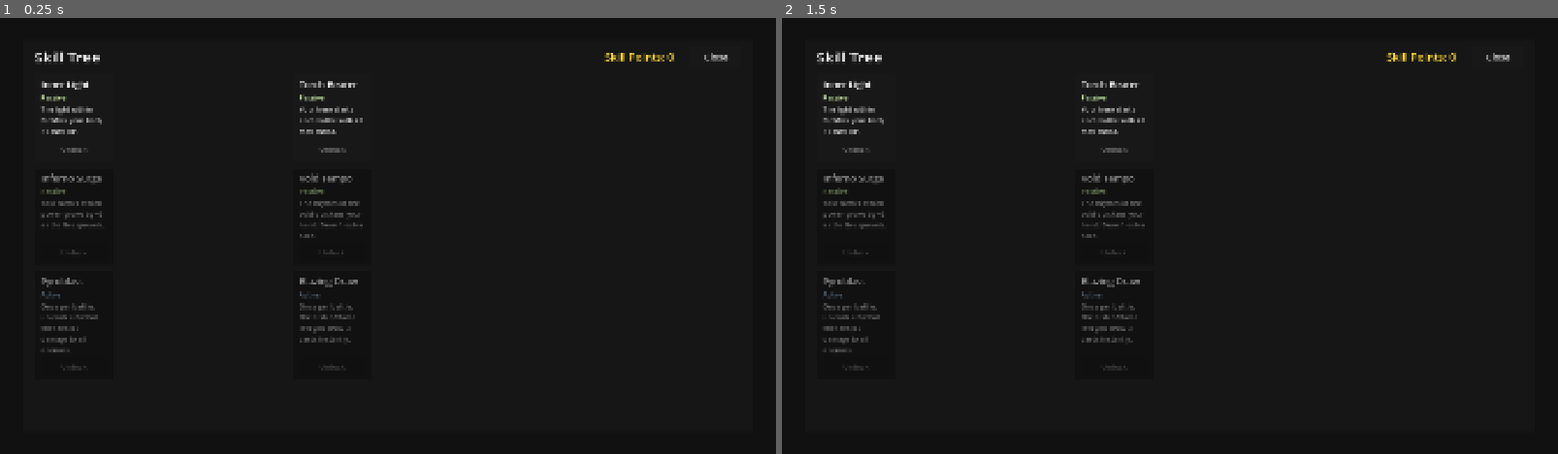
Above: before the commit, frames 1-2 (left to right).
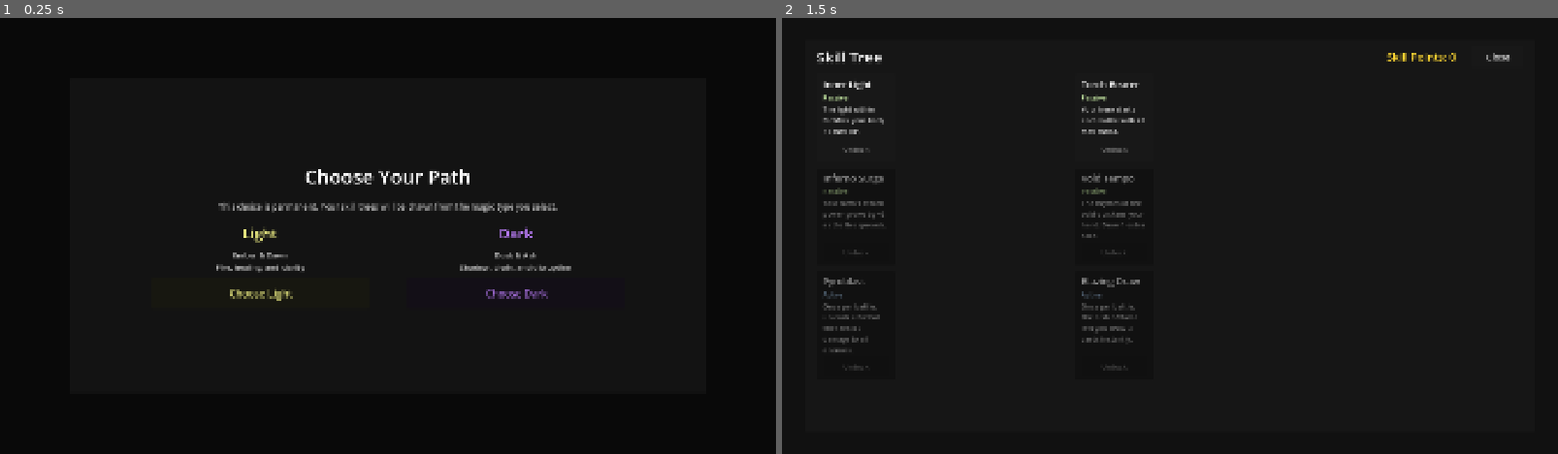
Above: after the commit, the same moments.

Repository: ChrisPauly97/pear-pudding-godot
Game: Godot game, scene res://scenes/ui/SkillTreeScene.tscn
Two runs of this game, one before a commit and one after it. Both use one fixed random seed, a clock stepped at 60 frames per second and the inputs below. This scene is started directly instead of the project's main scene. Sound files missing from this copy of the repository are replaced by a short silence.
Inputs (mouse positions are in pixels of both pictures, inside the frame that each line leads up to):
- Up to frame 1 (0.25 s): no input
- Up to frame 2 (1.5 s): click (1045, 292) at 0.5 s, where only the run after the commit has a clickable "Choose Light"; tap Enter at 1.25 s; move the mouse to (1340, 214) at 1.27 s; hold D (move_right) from 1.28 s (still down); hold C (character) from 1.28 s (still down); click (1340, 214) at 1.42 s

The runs differ from the first frame. In frame 1, 3.6% of the frame differs, in the area x 4-94%, y 7-81%; in frame 2, nothing differs.

Commit message:
TID-118: Player magic type selection flow
SkillTreeScene now shows a one-time "Choose Your Path" modal when
magic_type is unset. Light/Dark choice is saved to SaveManager and
the normal tree UI is built immediately after. Adds MAGIC_BRANCHES
const and _opposing_magic() helper for TID-119.

https://claude.ai/code/session_017tQYFkW8Henvqgf6mwsu7t

Diff:
--- a/scenes/ui/SkillTreeScene.gd
+++ b/scenes/ui/SkillTreeScene.gd
@@ -10,16 +10,131 @@
 var _points_label: Label
 var _grid: GridContainer
 
-# Grid dimensions matching tree_row/tree_col ranges
 const _ROWS: int = 3
 const _COLS: int = 5
+
+const MAGIC_BRANCHES: Dictionary = {
+	"light": ["ember", "dawn"],
+	"dark":  ["dusk",  "ash"],
+}
 
 func _ready() -> void:
 	mouse_filter = MOUSE_FILTER_STOP
 	_vh = get_viewport().get_visible_rect().size.y
 	_vw = get_viewport().get_visible_rect().size.x
+	if SceneManager.save_manager.magic_type == "":
+		_build_magic_choice()
+	else:
+		_build_ui()
+		_refresh()
+
+# -------------------------------------------------------------------------
+# Magic type selection modal (shown once if magic_type is unset)
+# -------------------------------------------------------------------------
+
+func _build_magic_choice() -> void:
+	var bg := ColorRect.new()
+	bg.color = Color(0.0, 0.0, 0.0, 0.88)
+	bg.set_anchors_preset(Control.PRESET_FULL_RECT)
+	add_child(bg)
+
+	var panel_w: float = _vw * 0.82
+	var panel_h: float = _vh * 0.72
+
+	var outer := PanelContainer.new()
+	outer.custom_minimum_size = Vector2(panel_w, panel_h)
+	outer.size = Vector2(panel_w, panel_h)
+	outer.position = Vector2((_vw - panel_w) * 0.5, (_vh - panel_h) * 0.5)
+	add_child(outer)
+
+	var margin := MarginContainer.new()
+	margin.add_theme_constant_override("margin_left",   int(_vw * 0.04))
+	margin.add_theme_constant_override("margin_right",  int(_vw * 0.04))
+	margin.add_theme_constant_override("margin_top",    int(_vh * 0.04))
+	margin.add_theme_constant_override("margin_bottom", int(_vh * 0.04))
+	outer.add_child(margin)
+
+	var vbox := VBoxContainer.new()
+	vbox.add_theme_constant_override("separation", int(_vh * 0.025))
+	vbox.alignment = BoxContainer.ALIGNMENT_CENTER
+	margin.add_child(vbox)
+
+	var title := Label.new()
+	title.text = "Choose Your Path"
+	title.add_theme_font_size_override("font_size", int(_vh * 0.045))
+	title.horizontal_alignment = HORIZONTAL_ALIGNMENT_CENTER
+	vbox.add_child(title)
+
+	var sub := Label.new()
+	sub.text = "This choice is permanent. Your skill trees will be drawn from the magic type you select."
+	sub.add_theme_font_size_override("font_size", int(_vh * 0.019))
+	sub.modulate = Color(0.72, 0.72, 0.72)
+	sub.horizontal_alignment = HORIZONTAL_ALIGNMENT_CENTER
+	sub.autowrap_mode = TextServer.AUTOWRAP_WORD_SMART
+	vbox.add_child(sub)
+
+	var hbox := HBoxContainer.new()
+	hbox.add_theme_constant_override("separation", int(_vw * 0.05))
+	hbox.alignment = BoxContainer.ALIGNMENT_CENTER
+	vbox.add_child(hbox)
+
+	hbox.add_child(_make_choice_column(
+		"Light", Color(1.0, 1.0, 0.55),
+		"Ember & Dawn\nFire, healing, and clarity",
+		"Choose Light", "light"))
+	hbox.add_child(_make_choice_column(
+		"Dark", Color(0.75, 0.5, 1.0),
+		"Dusk & Ash\nShadow, drain, and disruption",
+		"Choose Dark", "dark"))
+
+func _make_choice_column(header: String, header_color: Color, desc: String,
+		btn_label: String, choice: String) -> VBoxContainer:
+	var col := VBoxContainer.new()
+	col.add_theme_constant_override("separation", int(_vh * 0.014))
+
+	var lbl := Label.new()
+	lbl.text = header
+	lbl.add_theme_font_size_override("font_size", int(_vh * 0.034))
+	lbl.modulate = header_color
+	lbl.horizontal_alignment = HORIZONTAL_ALIGNMENT_CENTER
+	col.add_child(lbl)
+
+	var desc_lbl := Label.new()
+	desc_lbl.text = desc
+	desc_lbl.add_theme_font_size_override("font_size", int(_vh * 0.018))
+	desc_lbl.modulate = Color(0.8, 0.8, 0.8)
+	desc_lbl.horizontal_alignment = HORIZONTAL_ALIGNMENT_CENTER
+	desc_lbl.autowrap_mode = TextServer.AUTOWRAP_WORD_SMART
+	desc_lbl.custom_minimum_size = Vector2(_vw * 0.28, 0)
+	col.add_child(desc_lbl)
+
+	var btn := Button.new()
+	btn.text = btn_label
+	btn.custom_minimum_size = Vector2(_vw * 0.28, _vh * 0.07)
+	btn.add_theme_font_size_override("font_size", int(_vh * 0.024))
+	btn.modulate = header_color
+	btn.pressed.connect(_on_magic_chosen.bind(choice))
+	col.add_child(btn)
+
+	return col
+
+func _on_magic_chosen(choice: String) -> void:
+	SceneManager.save_manager.set_magic_type(choice)
+	for child in get_children():
+		child.queue_free()
 	_build_ui()
 	_refresh()
+
+# -------------------------------------------------------------------------
+# Helpers (used by both this task and TID-119 tab UI)
+# -------------------------------------------------------------------------
+
+func _opposing_magic(mt: String) -> String:
+	return "dark" if mt == "light" else "light"
+
+# -------------------------------------------------------------------------
+# Main skill tree UI
+# -------------------------------------------------------------------------
 
 func _build_ui() -> void:
 	var bg := ColorRect.new()
Not shown, changed: tasks/goals/GID-031--multiple-skill-trees/TID-118--magic-type-selection.md
Not shown, changed: tasks/goals/GID-031--multiple-skill-trees/goal.md
Not shown, changed: tasks/index.md
